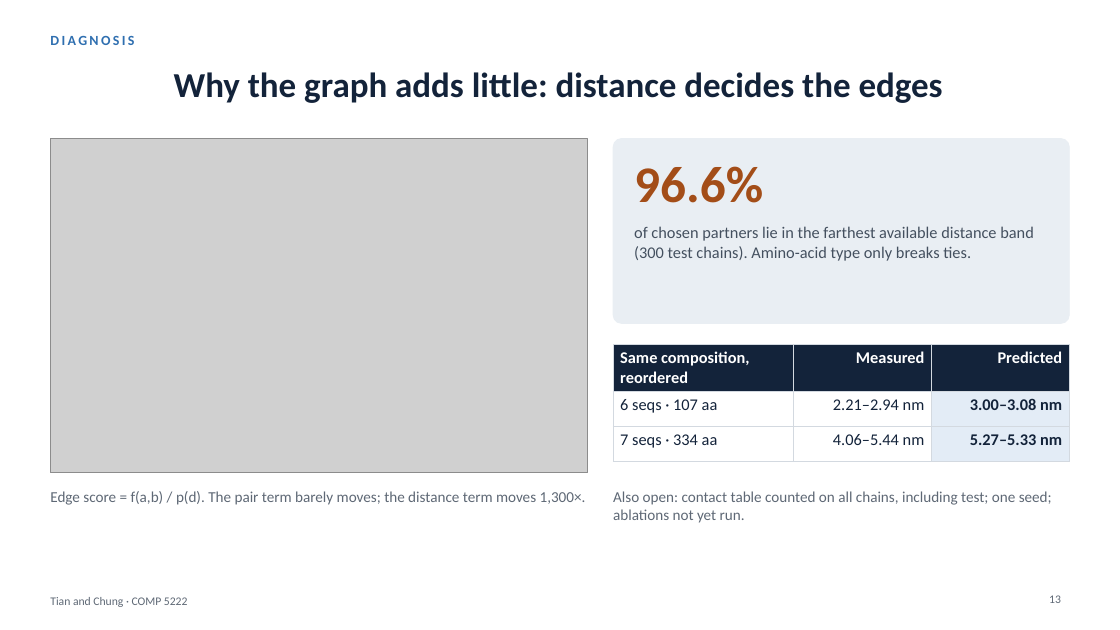
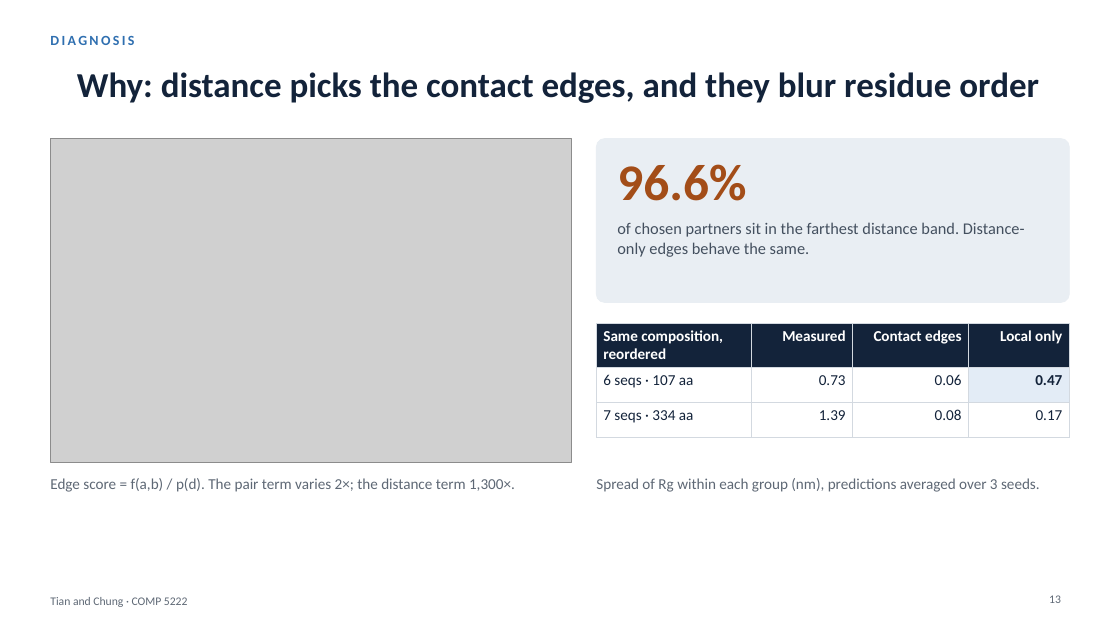
Before and after one commit to Andychung1229/claudev2, a slide deck: slide 13 of comp5222-presentation/ContactGAT_talk.pptx. Drawn at 1120x630 pixels with LibreOffice and Linux fonts; fonts in the diff are those of the drawing; grey boxes stand for pictures. Boxes give left, top, right and bottom in pixels: in the first picture for what was removed or moved away, otherwise in the second. Text is boxed around its words. In the diff, an @@ line names an element or a change of style, - is before the commit and + after.

```diff
--- a/comp5222-presentation/ContactGAT_talk.pptx
+++ b/comp5222-presentation/ContactGAT_talk.pptx
@@ title at (77,72,1039,103): text changed @@
-Why the graph adds little: distance decides the edges
+Why: distance picks the contact edges, and they blur residue order
@@ picture: place and size @@
-picture at (50,139,588,473)
+picture at (50,139,571,462)
@@ rounded rectangle: place and size @@
-rounded rectangle at (613,139,1070,323)
+rounded rectangle at (597,139,1070,302)
@@ rounded rectangle at (597,139,1070,302): proportions changed @@
@@ text "96.6%": place and size @@
-text "96.6%" at (634,166,763,203)
+text "96.6%" at (617,164,746,201)
@@ text at (617,222,1025,257): text changed @@
-of chosen partners lie in the farthest available distance band (300 test chains). Amino-acid type only breaks ties.
+of chosen partners sit in the farthest distance band. Distance-only edges behave the same.
@@ table at (597,323,1070,427) @@
-column 2: Measured | 2.21–2.94 nm | 4.06–5.44 nm
-column 3: Predicted | 3.00–3.08 nm | 5.27–5.33 nm
+column 2: Measured | 0.73 | 1.39
+column 3: Contact edges | 0.06 | 0.08
+column 4: Local only | 0.47 | 0.17
@@ table: place and size @@
-table at (613,344,1070,452)
+table at (597,323,1070,427)
@@ text at (50,478,515,492): text changed @@
-Edge score = f(a,b) / p(d). The pair term barely moves; the distance term moves 1,300×.
+Edge score = f(a,b) / p(d). The pair term varies 2×; the distance term 1,300×.
@@ text at (596,478,1040,492): text changed @@
-Also open: contact table counted on all chains, including test; one seed; ablations not yet run.
+Spread of Rg within each group (nm), predictions averaged over 3 seeds.
```
Also in this commit, not shown: 4 other slides changed, 10 other files.
